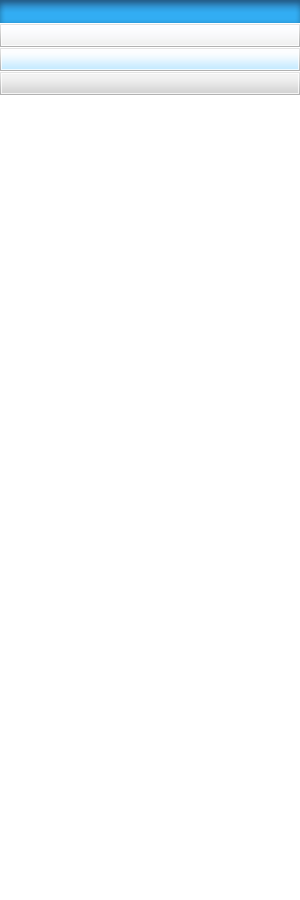
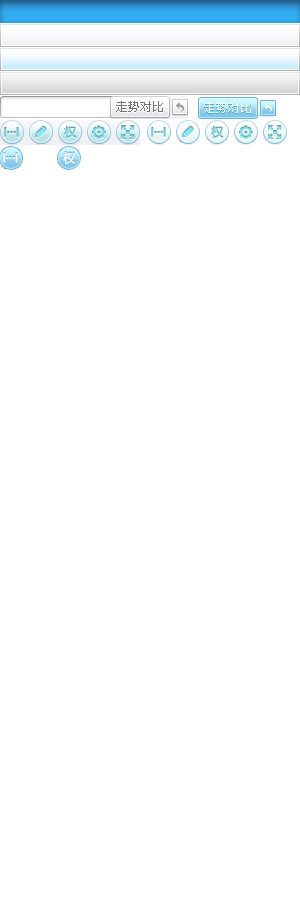
Two versions of the same layered image (300x900). Layer-by-layer changes:
added layer "图层 16" above "图层 17" over [0, 146, 23, 170]
added layer "图层 17" above "图层 15" over [57, 146, 81, 170]
added layer "图层 14" above "图层 13" over [147, 120, 287, 145]
added layer "图层 13" above "图层 12" over [0, 120, 140, 145]
added layer "图层 12" above "图层 11" over [111, 98, 169, 116]
added layer "图层 11" above "图层 10" over [198, 97, 276, 119]
added layer "图层 10" above "图层 9" over [0, 96, 188, 119]
